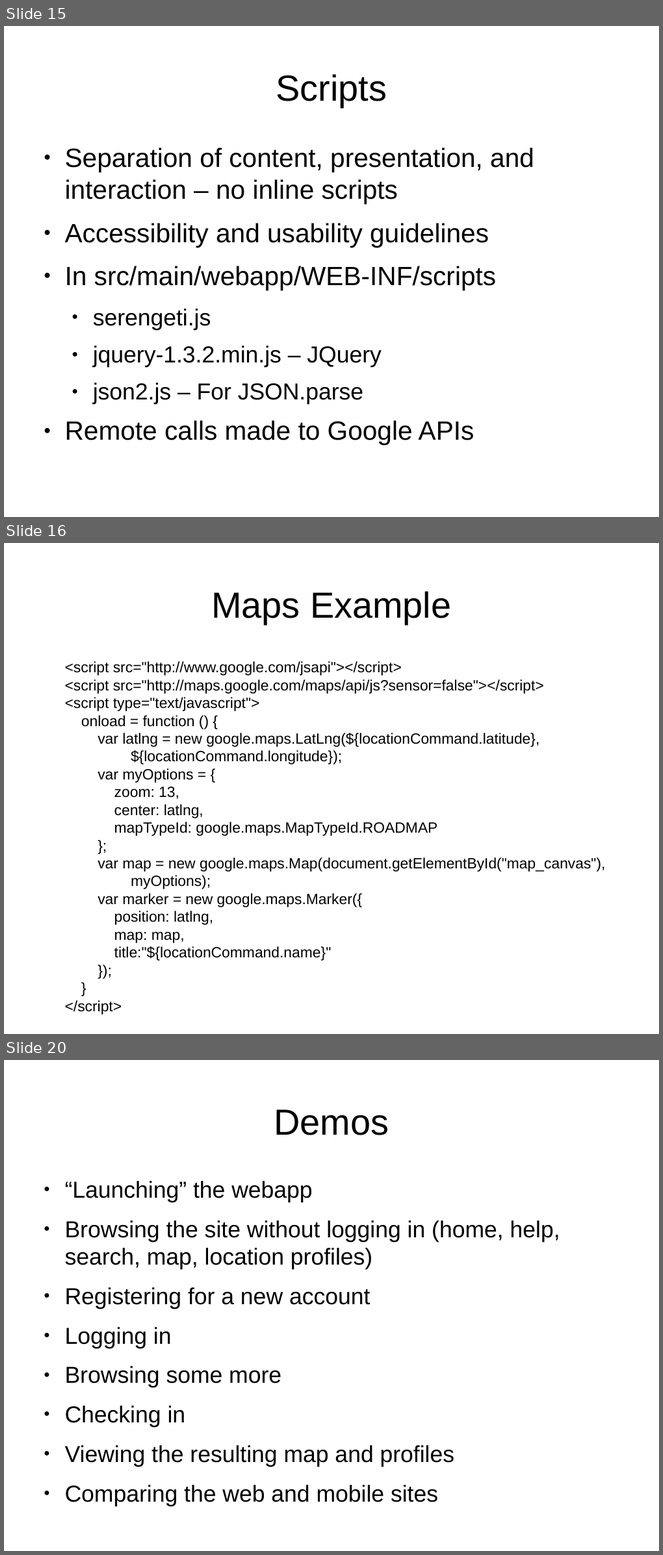
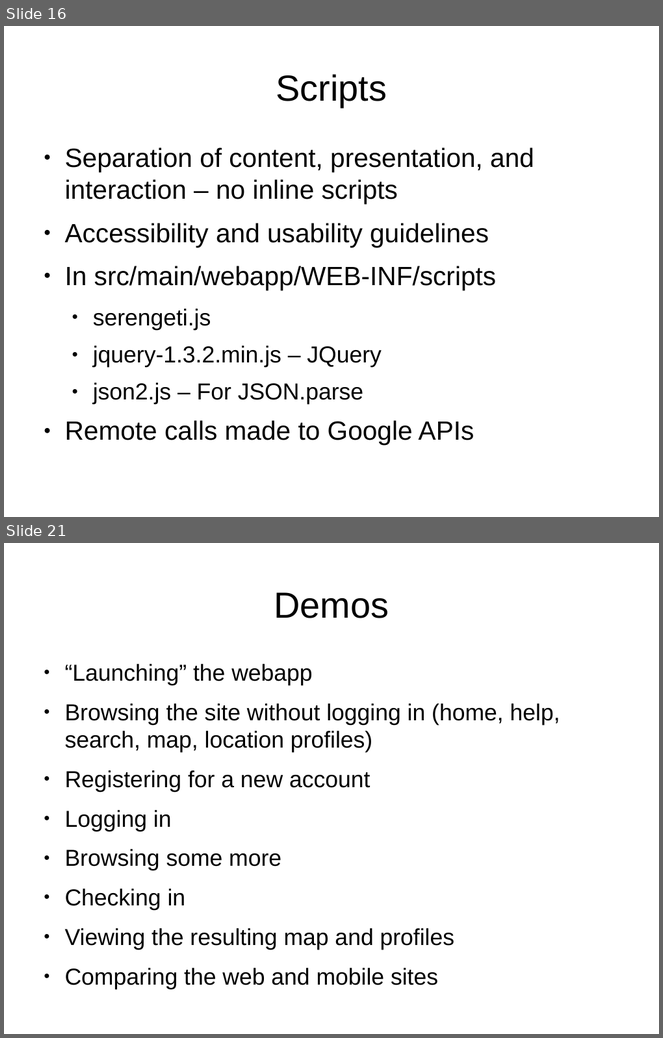
Before and after one commit to lmucs/playserengeti, a slide deck: serengeti/src/site/serengeti.odp. Shown one above the other, each under a label of ours: slides 15, 16 and 20 before the commit, slides 16 and 21 after it; the slides between them are not shown. The pictures are 663x1555 and 663x1038 pixels, drawn with LibreOffice and Linux fonts; fonts in the diff are those of the drawing. Boxes give left, top, right and bottom in pixels: in the first picture for what was removed or moved away, otherwise in the second. Text is boxed around its words. In the diff, an @@ line names an element or a change of style, - is before the commit and + after.

```diff
--- a/serengeti/src/site/serengeti.odp
+++ b/serengeti/src/site/serengeti.odp
@@ slide 16 removed at bbox=[4, 543, 659, 1034], background #FFFFFF @@
@@ title removed at bbox=[211, 591, 451, 624] @@
-Maps Example
@@ text removed at bbox=[65, 661, 605, 961] @@
-<script src="http://www.google.com/jsapi"></script>
-<script src="http://maps.google.com/maps/api/js?sensor=false"></script>
-<script type="text/javascript">
-onload = function () {
-var latlng = new google.maps.LatLng(${locationCommand.latitude},
-${locationCommand.longitude});
-var myOptions = {
-zoom: 13,
-center: latlng,
-mapTypeId: google.maps.MapTypeId.ROADMAP
-};
-var map = new google.maps.Map(document.getElementById("map_canvas"),
-myOptions);
-var marker = new google.maps.Marker({
-position: latlng,
-map: map,
-title:"${locationCommand.name}"
-});
-}
-</script>
@@ what was slide 15 is now slide 16 @@
@@ what was slide 20 is now slide 21 @@
```
Also in this commit, not shown: 5 slides changed, 4 slides added, 2 other slides removed.
